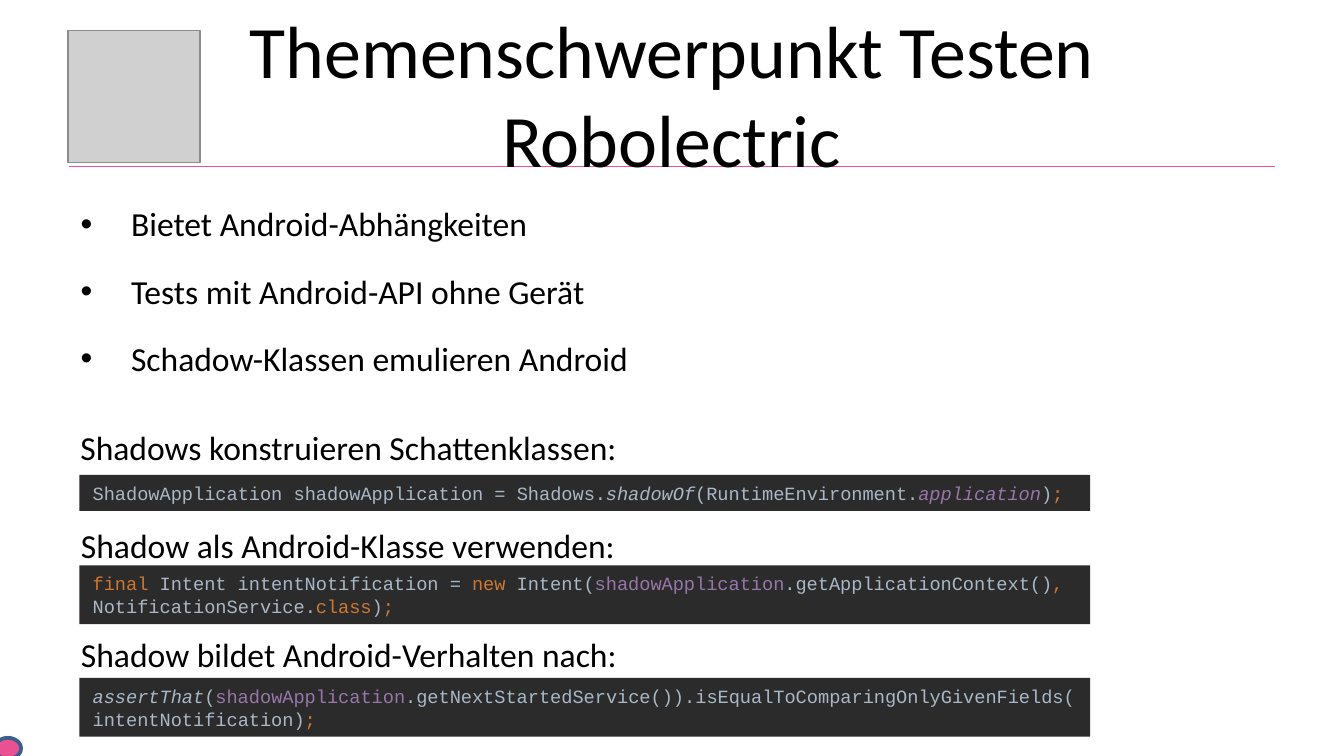
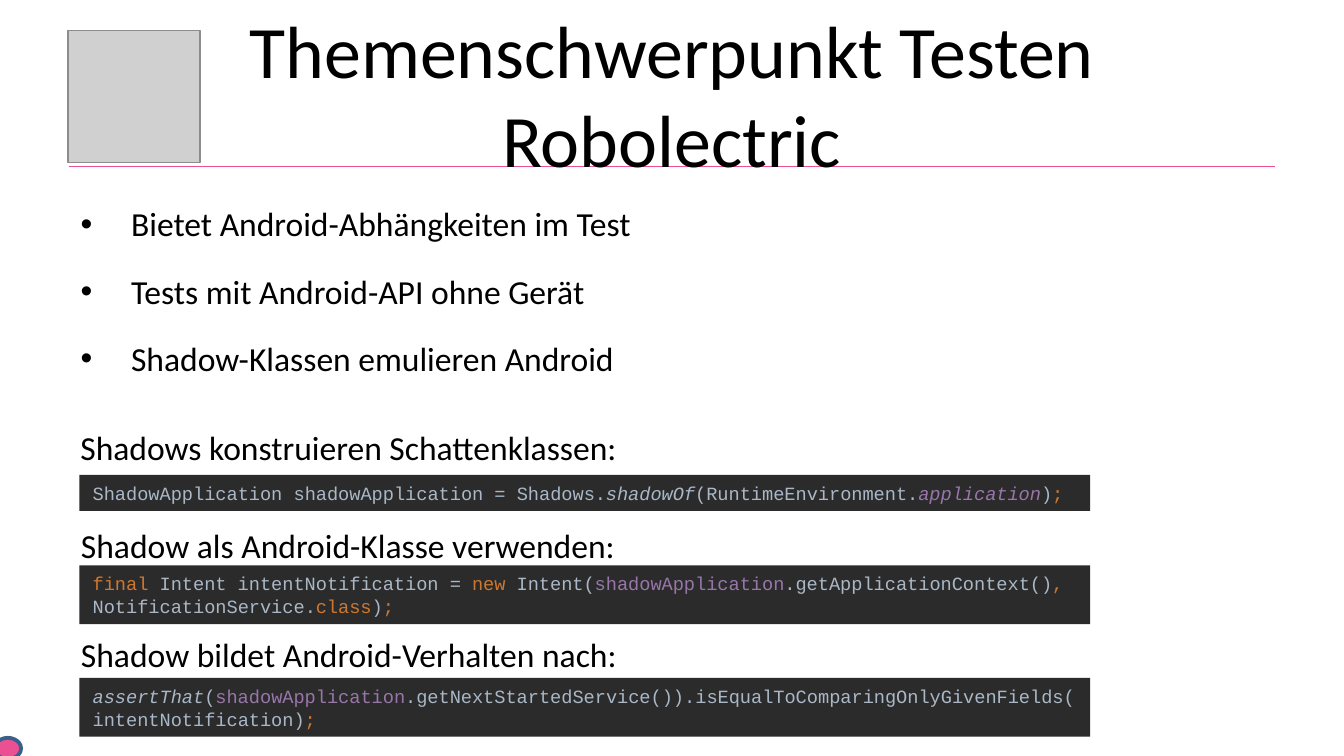
Before and after one commit to He1md4ll/MobileMeshViewer, a slide deck: slide 25 of docs/mobile_meshviewer_praezi.pptx. Drawn at 1344x756 pixels with LibreOffice and Linux fonts; fonts in the diff are those of the drawing; grey boxes stand for pictures; background and template pictures are left out. Boxes give left, top, right and bottom in pixels: in the first picture for what was removed or moved away, otherwise in the second. Text is boxed around its words. In the diff, an @@ line names an element or a change of style, - is before the commit and + after.

Commit message:
update presentation

```diff
--- a/docs/mobile_meshviewer_praezi.pptx
+++ b/docs/mobile_meshviewer_praezi.pptx
@@ text at bbox=[131, 212, 631, 242]: text changed @@
-• Bietet Android-Abhängkeiten
+• Bietet Android-Abhängkeiten im Test
@@ text at bbox=[131, 347, 614, 372]: text changed @@
-• Schadow-Klassen emulieren Android
+• Shadow-Klassen emulieren Android
```
Also in this commit, not shown: 2 other slides changed.
